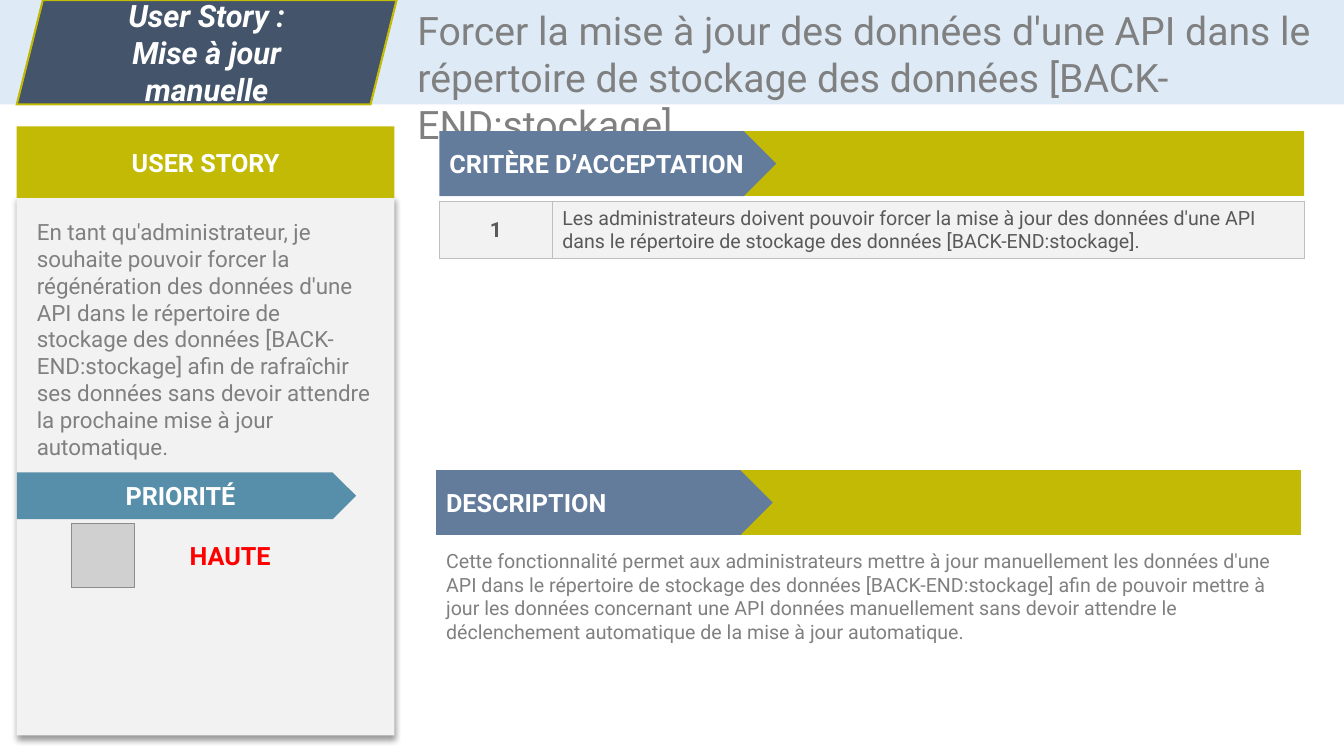
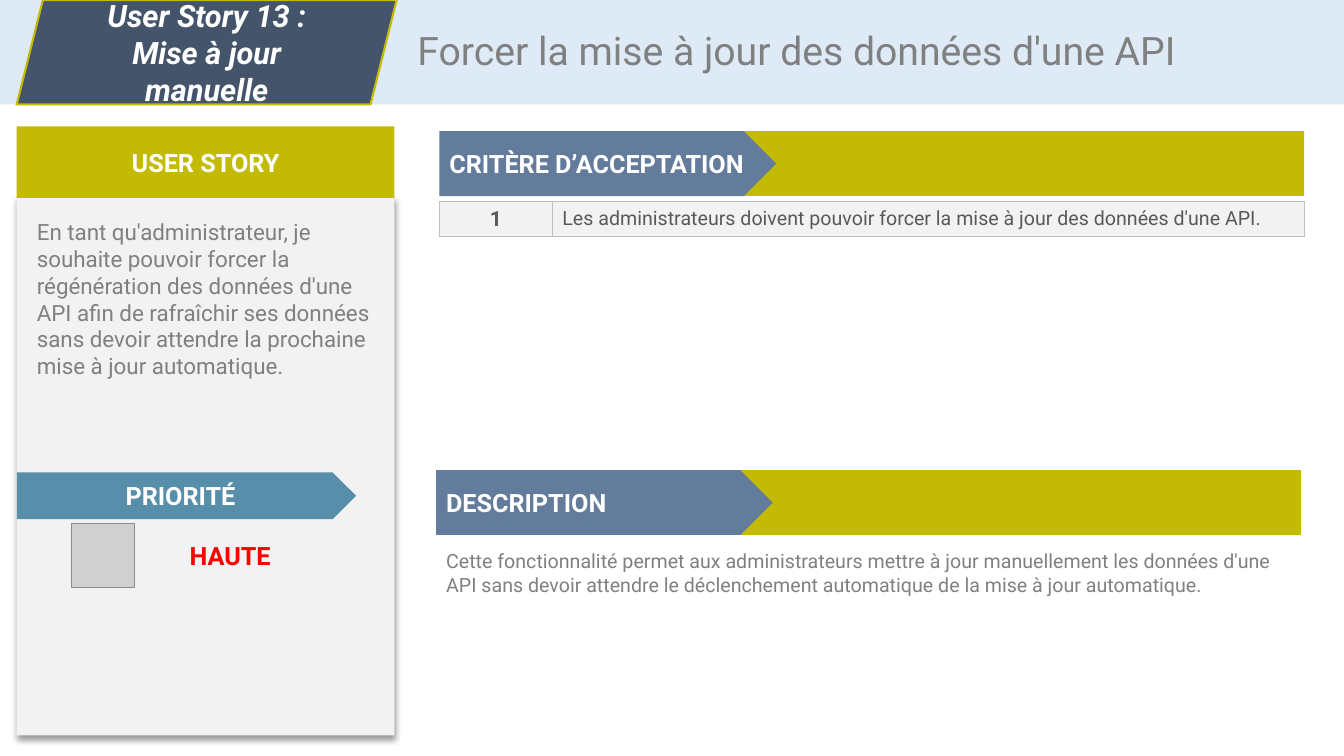
Before and after one commit to CC4K/api-catalog-development, a slide deck: slide 14 of reports/user-stories/user-stories.odp. Drawn at 1344x756 pixels with LibreOffice and Linux fonts; fonts in the diff are those of the drawing; grey boxes stand for pictures. Boxes give left, top, right and bottom in pixels: in the first picture for what was removed or moved away, otherwise in the second. Text is boxed around its words. In the diff, an @@ line names an element or a change of style, - is before the commit and + after.

Commit message:
Cahier des charges 85% terminé
Importé user stories propres
Exigences fonctionnelles et techniques avec MoSCoW
Glossaire

```diff
--- a/reports/user-stories/user-stories.odp
+++ b/reports/user-stories/user-stories.odp
@@ text in parallelogram at (x1=107, y1=0, x2=290, y2=34): text changed @@
-User Story :
+User Story 13 :
@@ text at (x1=417, y1=35, x2=1176, y2=74): text changed @@
-Forcer la mise à jour des données d'une API dans le répertoire de stockage des données [BACK-END:stockage]
+Forcer la mise à jour des données d'une API
@@ table at (x1=439, y1=201, x2=1304, y2=237) @@
-row 1, column 2: Les administrateurs doivent pouvoir forcer la mise à jour des données d'une API dans le répertoire de stockage des données [BACK-END:stockage].
+row 1, column 2: Les administrateurs doivent pouvoir forcer la mise à jour des données d'une API.
@@ text at (x1=37, y1=223, x2=369, y2=379): text changed @@
-En tant qu'administrateur, je souhaite pouvoir forcer la régénération des données d'une API dans le répertoire de stockage des données [BACK-END:stockage] afin de rafraîchir ses données sans devoir attendre la prochaine mise à jour automatique.
+En tant qu'administrateur, je souhaite pouvoir forcer la régénération des données d'une API afin de rafraîchir ses données sans devoir attendre la prochaine mise à jour automatique.
@@ text at (x1=446, y1=553, x2=1270, y2=596): text changed @@
-Cette fonctionnalité permet aux administrateurs mettre à jour manuellement les données d'une API dans le répertoire de stockage des données [BACK-END:stockage] afin de pouvoir mettre à jour les données concernant une API données manuellement sans devoir attendre le déclenchement automatique de la mise à jour automatique.
+Cette fonctionnalité permet aux administrateurs mettre à jour manuellement les données d'une API sans devoir attendre le déclenchement automatique de la mise à jour automatique.
```
Also in this commit, not shown: 14 other slides changed, 1 slide added, 26 other files.
